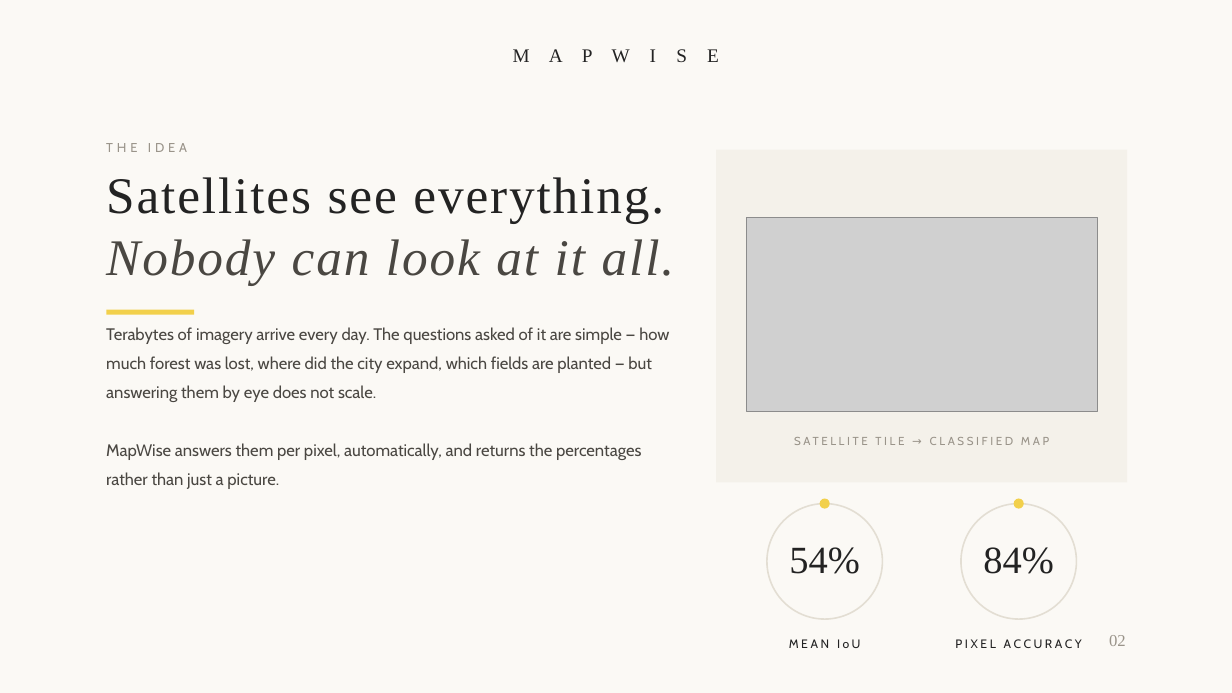
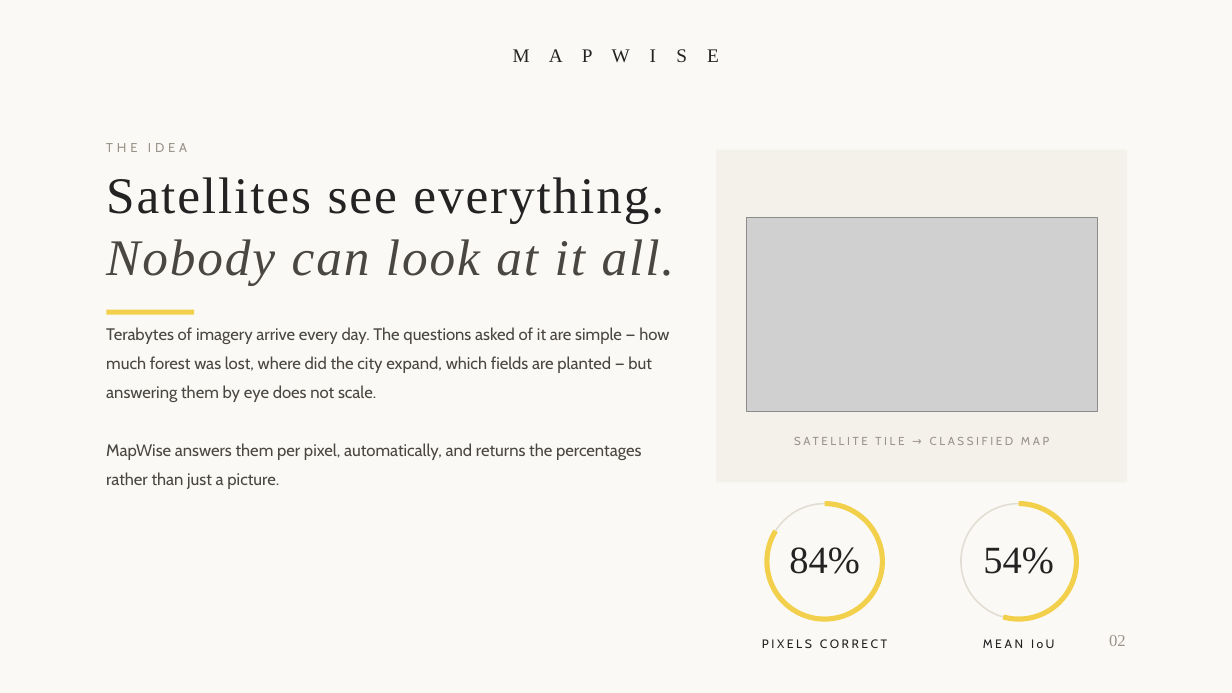
Before and after one commit to Priyanshu-Singh-git/mapwise, a slide deck: slide 2 of presentation/mapwise_deck.pptx. Drawn at 1232x693 pixels with LibreOffice and Linux fonts; fonts in the diff are those of the drawing; grey boxes stand for pictures. Boxes give left, top, right and bottom in pixels: in the first picture for what was removed or moved away, otherwise in the second. Text is boxed around its words. In the diff, an @@ line names an element or a change of style, - is before the commit and + after.

```diff
--- a/presentation/mapwise_deck.pptx
+++ b/presentation/mapwise_deck.pptx
@@ arc (boxed as its full ellipse) added at [767, 504, 883, 619], outline #F2D04B 4 pt @@
@@ ellipse removed at [820, 498, 830, 508] @@
@@ arc (boxed as its full ellipse) added at [961, 504, 1077, 619], outline #F2D04B 4 pt @@
@@ ellipse removed at [1014, 498, 1024, 508] @@
@@ text at [789, 547, 860, 574]: text changed @@
-54%
+84%
@@ text at [983, 547, 1054, 574]: text changed @@
-84%
+54%
@@ text at [762, 639, 887, 648]: text changed @@
-MEAN IoU
+PIXELS CORRECT
@@ text at [983, 639, 1054, 648]: text changed @@
-PIXEL ACCURACY
+MEAN IoU
```
Also in this commit, not shown: 2 other slides changed, 9 other files.
